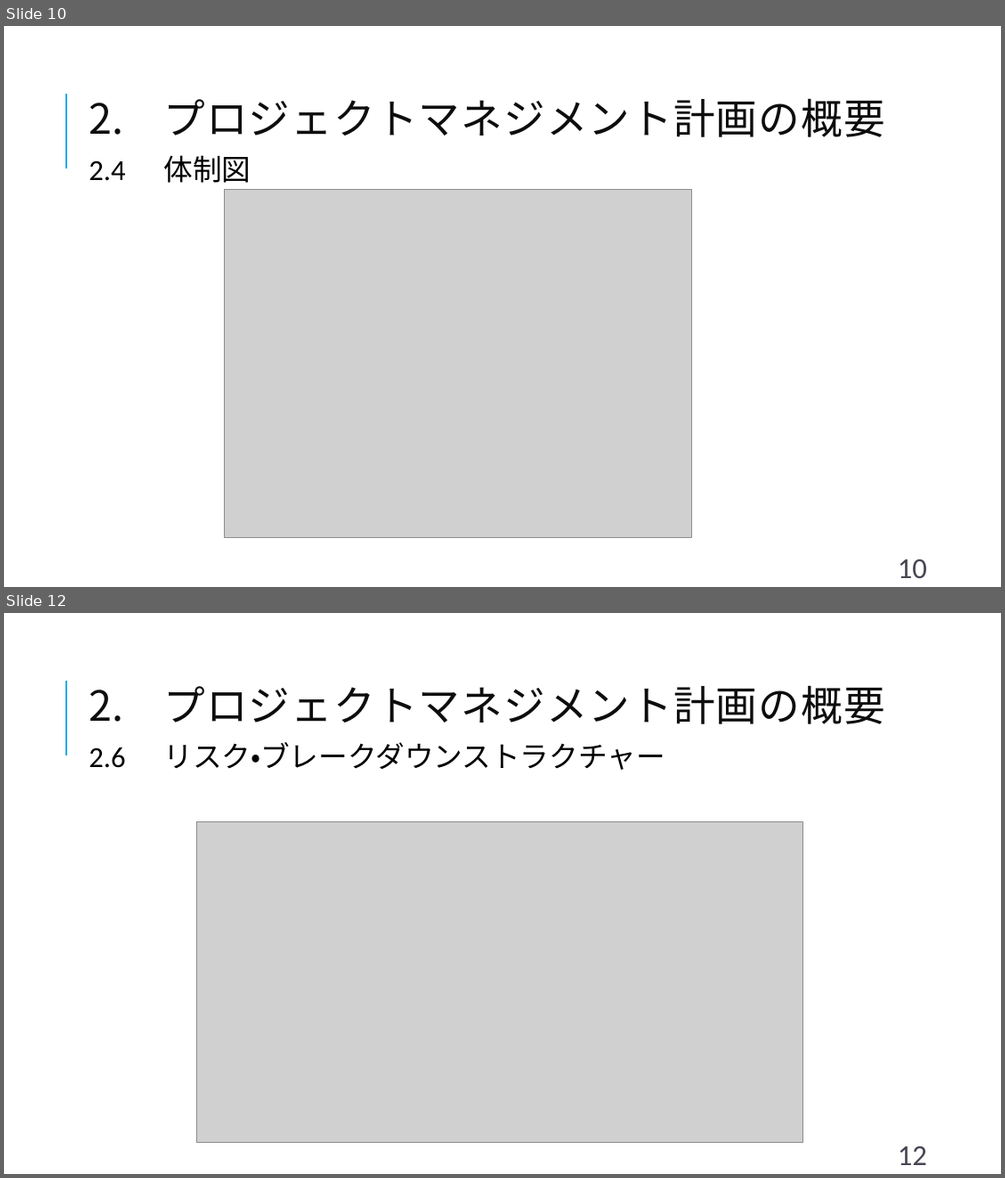
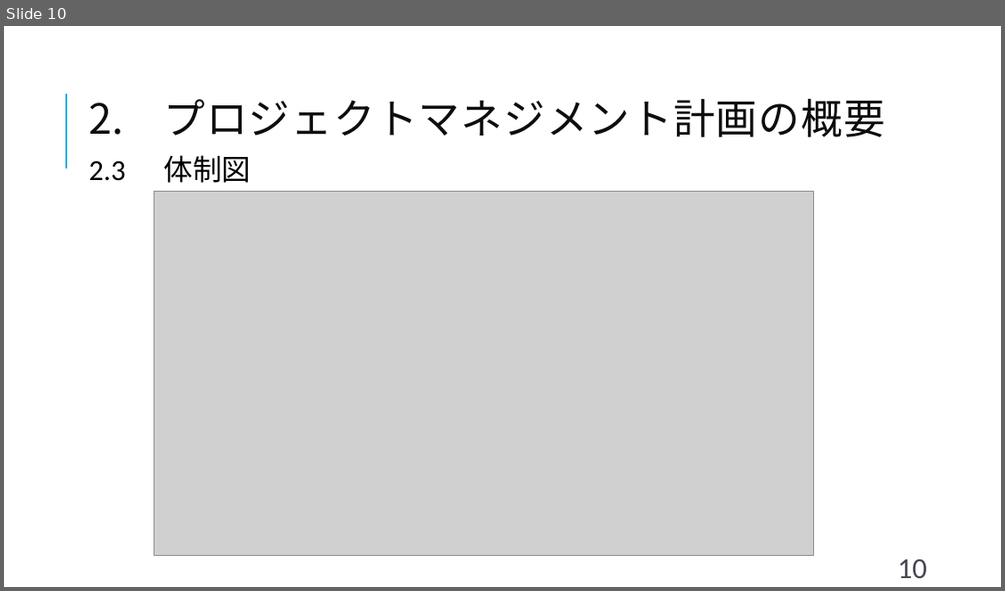
Before and after one commit to shimoda-a/pmpractice, a slide deck: yabuki-a/PM演習矢吹a/PM演習_中間報告_矢吹研A班.pptx. Shown one above the other, each under a label of ours: slides 10 and 12 before the commit, slide 10 after it; the slides between them are not shown. The pictures are 1005x1178 and 1005x591 pixels, drawn with LibreOffice and Linux fonts; fonts in the diff are those of the drawing; grey boxes stand for pictures. Boxes give left, top, right and bottom in pixels: in the first picture for what was removed or moved away, otherwise in the second. Text is boxed around its words. In the diff, an @@ line names an element or a change of style, - is before the commit and + after.

```diff
--- a/yabuki-a/PM演習矢吹a/PM演習_中間報告_矢吹研A班.pptx
+++ b/yabuki-a/PM演習矢吹a/PM演習_中間報告_矢吹研A班.pptx
@@ slide 12 removed at <box>4,613,1001,1174</box>, background #FFFFFF; not listed: 1 template element that a slide beside it also shows @@
@@ text removed at <box>164,685,885,724</box> @@
-2. プロジェクトマネジメント計画の概要
@@ text removed at <box>89,742,664,770</box> @@
-2.6 リスク・ブレークダウンストラクチャー
@@ picture removed at <box>196,821,802,1142</box> @@
@@ page number removed at <box>898,1146,927,1165</box> @@
-12
@@ slide 10 changed as well @@
@@ text at <box>89,155,251,183</box>: text changed @@
-2.4 体制図
+2.3 体制図
@@ picture: place and size @@
-picture at <box>224,189,692,538</box>
+picture at <box>154,191,814,555</box>
```
Also in this commit, not shown: 9 other slides changed, 3 slides added, 4 other slides removed, 1 other file.
